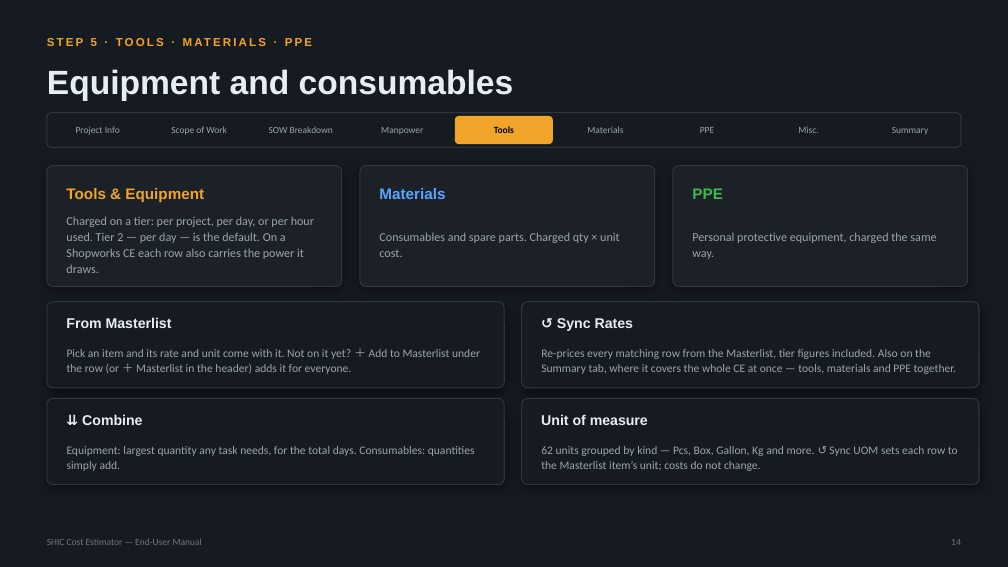
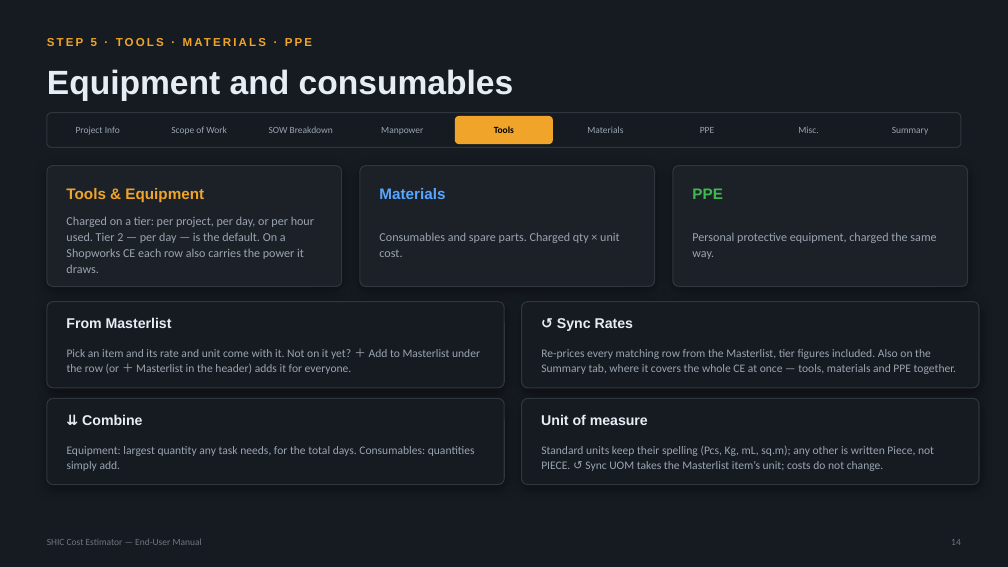
Before and after one commit to SYNERCORE/CostEstimation, a slide deck: slide 14 of docs/SHIC-Cost-Estimator-User-Manual.pptx. Drawn at 1008x567 pixels with LibreOffice and Linux fonts; fonts in the diff are those of the drawing. Boxes give left, top, right and bottom in pixels: in the first picture for what was removed or moved away, otherwise in the second. Text is boxed around its words. In the diff, an @@ line names an element or a change of style, - is before the commit and + after.

```diff
--- a/docs/SHIC-Cost-Estimator-User-Manual.pptx
+++ b/docs/SHIC-Cost-Estimator-User-Manual.pptx
@@ text at [541,446,934,471]: text changed @@
-62 units grouped by kind — Pcs, Box, Gallon, Kg and more. ↺ Sync UOM sets each row to the Masterlist item’s unit; costs do not change.
+Standard units keep their spelling (Pcs, Kg, mL, sq.m); any other is written Piece, not PIECE. ↺ Sync UOM takes the Masterlist item’s unit; costs do not change.
```
